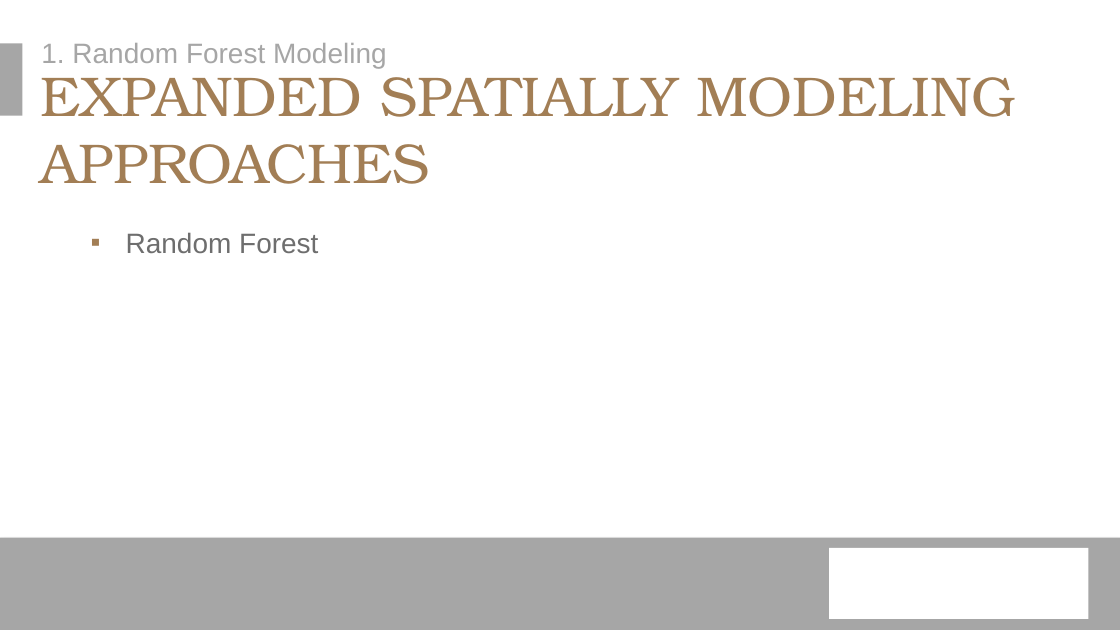
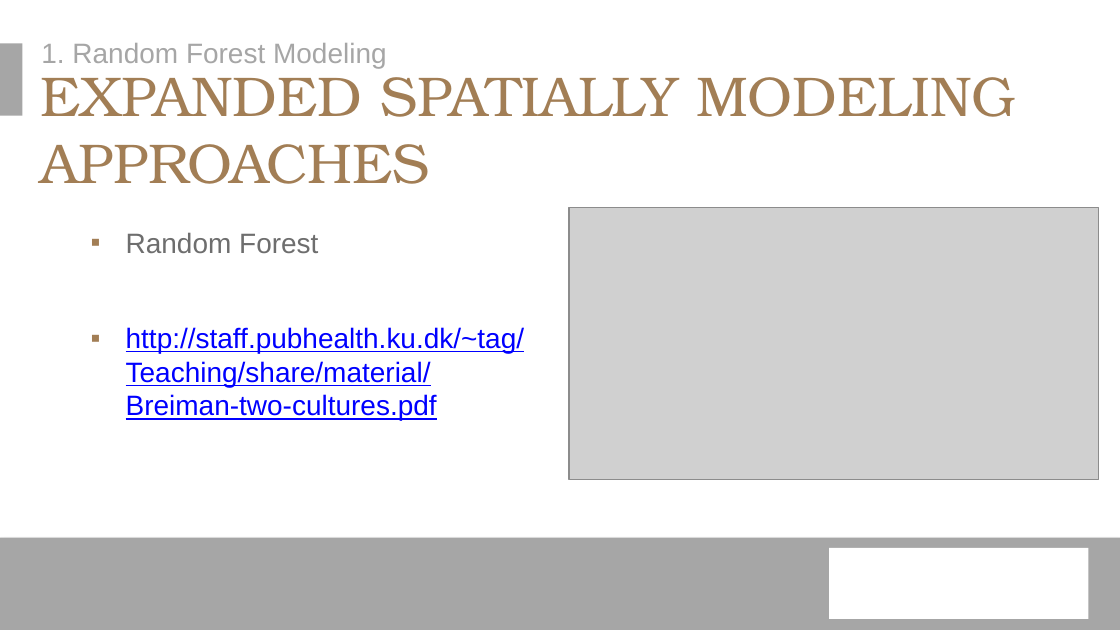
Before and after one commit to erichseamon/BCB503_advanced_geospatial_workshop, a slide deck: slide 2 of doc/BCB_Intro_Advanced_Analysis_2_2021.pptx. Drawn at 1120x630 pixels with LibreOffice and Linux fonts; fonts in the diff are those of the drawing; grey boxes stand for pictures; background and template pictures are left out. Boxes give left, top, right and bottom in pixels: in the first picture for what was removed or moved away, otherwise in the second. Text is boxed around its words. In the diff, an @@ line names an element or a change of style, - is before the commit and + after.

Commit message:
updated presentation apr 29

```diff
--- a/doc/BCB_Intro_Advanced_Analysis_2_2021.pptx
+++ b/doc/BCB_Intro_Advanced_Analysis_2_2021.pptx
@@ picture added at bbox=[569, 207, 1099, 479] @@
@@ text at bbox=[126, 327, 524, 420]: paragraph added @@
+▪ http://staff.pubhealth.ku.dk/~tag/Teaching/share/material/Breiman-two-cultures.pdf
```
Also in this commit, not shown: 1 other slide changed, 1 slide added.
